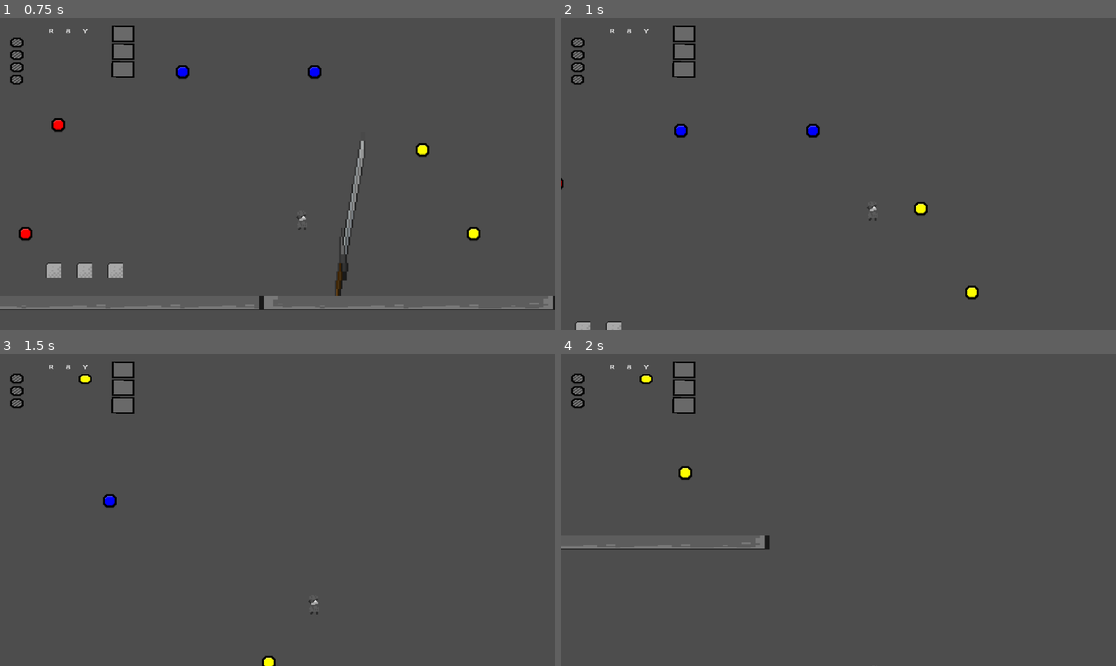
Above: before the commit, frames 1-4 (two rows, left to right).
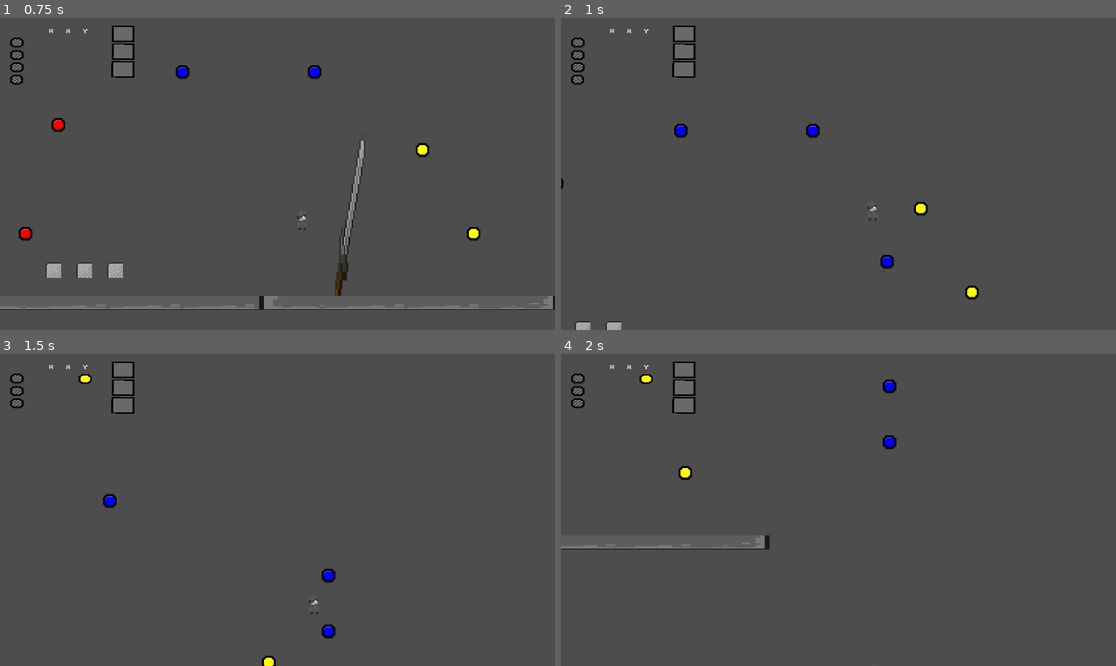
Above: after the commit, the same moments.

Repository: HimeWoo/untitled-paint-game
Game: Godot game, scene res://scenes/item_test.tscn
Two runs of this game, one before a commit and one after it. Both use one fixed random seed, a clock stepped at 60 frames per second and the inputs below.
Inputs (mouse positions are in pixels of both pictures, inside the frame that each line leads up to):
- Up to frame 1 (0.75 s): tap Enter (ui_accept) at 0.5 s; move the mouse to (399, 158) at 0.52 s; hold Right (ui_right) from 0.53 s (still down); tap J (melee_attack) at 0.6 s; click (399, 158) at 0.67 s
- Up to frame 2 (1 s): keep holding Right (ui_right); tap Space (jump) at 0.77 s; tap Z (shoot, bound only after the commit) at 0.8 s
- Up to frame 3 (1.5 s): keep holding Right (ui_right); move the mouse to (166, 525) at 1.27 s; tap Z (shoot, bound only after the commit) at 1.35 s
- Up to frame 4 (2 s): keep holding Right (ui_right); tap Space (jump) at 1.52 s; tap J (melee_attack) at 1.55 s

Frame 1 is identical in both runs. In frame 2, less than 0.1% of the frame differs, in the area x 57-60%, y 75-81%; in frame 3, 0.2%, in the area x 57-61%, y 68-92%; in frame 4, 0.2%.

Commit message:
feat: player shoots projectile

Diff:
--- a/untitled-paint-game/project.godot
+++ b/untitled-paint-game/project.godot
@@ -36,6 +36,19 @@
 "events": [Object(InputEventKey,"resource_local_to_scene":false,"resource_name":"","device":-1,"window_id":0,"alt_press …(192 unchanged characters)…
 ]
 }
+shoot={
+"deadzone": 0.2,
+"events": [Object(InputEventKey,"resource_local_to_scene":false,"resource_name":"","device":-1,"window_id":0,"alt_pressed":false,"shift_pressed":false,"ctrl_pressed":false,"meta_pressed":false,"pressed":false,"keycode":0,"physical_keycode":90,"key_label":0,"unicode":122,"location":0,"echo":false,"script":null)
+]
+}
+
+[layer_names]
+
+2d_physics/layer_1="World"
+2d_physics/layer_2="Player"
+2d_physics/layer_3="Enemy"
+2d_physics/layer_4="PlayerProjectile"
+2d_physics/layer_5="EnemyProjectile"
 
 [rendering]
 
--- /dev/null
+++ b/untitled-paint-game/scenes/EnemyProjectile.tscn
@@ -0,0 +1,18 @@
+[gd_scene load_steps=4 format=3 uid="uid://dh6488mkbfq22"]
+
+[ext_resource type="Texture2D" uid="uid://fbh3rjtaopxf" path="res://assets/paint_red.png" id="1_5oenm"]
+[ext_resource type="Script" uid="uid://cwe5srxob51gp" path="res://scripts/enemy_projectile.gd" id="1_8g8jy"]
+
+[sub_resource type="CircleShape2D" id="CircleShape2D_8g8jy"]
+radius = 6.0
+
+[node name="EnemyProjectile" type="Area2D"]
+collision_layer = 16
+collision_mask = 5
+script = ExtResource("1_8g8jy")
+
+[node name="Sprite2D" type="Sprite2D" parent="."]
+texture = ExtResource("1_5oenm")
+
+[node name="CollisionShape2D" type="CollisionShape2D" parent="."]
+shape = SubResource("CircleShape2D_8g8jy")
--- /dev/null
+++ b/untitled-paint-game/scenes/FloatingEnemy.tscn
@@ -0,0 +1,30 @@
+[gd_scene load_steps=5 format=3 uid="uid://b8txfoox5y1qr"]
+
+[ext_resource type="Texture2D" uid="uid://bs5elx113sajt" path="res://assets/icon.svg" id="1_fmri8"]
+[ext_resource type="Script" uid="uid://d20xq3rlb12ml" path="res://scripts/floating_enemy.gd" id="1_y5xqv"]
+
+[sub_resource type="RectangleShape2D" id="RectangleShape2D_y5xqv"]
+size = Vector2(120, 121)
+
+[sub_resource type="CircleShape2D" id="CircleShape2D_fmri8"]
+radius = 979.9999
+
+[node name="FloatingEnemy" type="CharacterBody2D"]
+scale = Vector2(0.2, 0.2)
+collision_layer = 5
+script = ExtResource("1_y5xqv")
+
+[node name="Sprite2D" type="Sprite2D" parent="."]
+texture = ExtResource("1_fmri8")
+
+[node name="CollisionShape2D" type="CollisionShape2D" parent="."]
+position = Vector2(0, -0.5)
+shape = SubResource("RectangleShape2D_y5xqv")
+
+[node name="DetectionArea" type="Area2D" parent="."]
+collision_mask = 2
+
+[node name="CollisionShape2D" type="CollisionShape2D" parent="DetectionArea"]
+shape = SubResource("CircleShape2D_fmri8")
+
+[node name="FireTimer" type="Timer" parent="."]
--- /dev/null
+++ b/untitled-paint-game/scenes/PlayerProjectile.tscn
@@ -0,0 +1,18 @@
+[gd_scene load_steps=4 format=3 uid="uid://6g1iygqhe6d"]
+
+[ext_resource type="Texture2D" uid="uid://cm66b8mn5r63i" path="res://assets/paint_blue.png" id="1_f565f"]
+[ext_resource type="Script" uid="uid://cpk57k7usnnlt" path="res://scripts/player_projectile.gd" id="2_37ljf"]
+
+[sub_resource type="CircleShape2D" id="CircleShape2D_f565f"]
+radius = 6.0
+
+[node name="PlayerProjectile" type="Area2D"]
+collision_layer = 8
+collision_mask = 5
+script = ExtResource("2_37ljf")
+
+[node name="Sprite2D" type="Sprite2D" parent="."]
+texture = ExtResource("1_f565f")
+
+[node name="CollisionShape2D" type="CollisionShape2D" parent="."]
+shape = SubResource("CircleShape2D_f565f")
--- /dev/null
+++ b/untitled-paint-game/scenes/enemy_test.tscn
@@ -0,0 +1,45 @@
+[gd_scene load_steps=6 format=3 uid="uid://b1vgr7173bgoq"]
+
+[ext_resource type="PackedScene" uid="uid://b3rae3dafdwir" path="res://scenes/player.tscn" id="1_gep6m"]
+[ext_resource type="PackedScene" uid="uid://b8txfoox5y1qr" path="res://scenes/FloatingEnemy.tscn" id="2_ainam"]
+
+[sub_resource type="Gradient" id="Gradient_a8v3n"]
+offsets = PackedFloat32Array(0.3611111, 0.6111111, 0.85493827)
+colors = PackedColorArray(0, 0, 0, 1, 0.5833333, 0.5833333, 0.5833333, 1, 1, 1, 1, 1)
+
+[sub_resource type="GradientTexture1D" id="GradientTexture1D_gep6m"]
+gradient = SubResource("Gradient_a8v3n")
+
+[sub_resource type="RectangleShape2D" id="RectangleShape2D_ainam"]
+size = Vector2(617, 14)
+
+[node name="Node2D" type="Node2D"]
+
+[node name="Camera2D" type="Camera2D" parent="."]
+position = Vector2(442.99997, 486)
+scale = Vector2(5.9099555, -5.2295876)
+zoom = Vector2(2, 2)
+process_callback = 0
+position_smoothing_enabled = true
+position_smoothing_speed = 6.0
+
+[node name="Player" parent="." instance=ExtResource("1_gep6m")]
+position = Vector2(323, 570)
+
+[node name="FloatingEnemy" parent="." instance=ExtResource("2_ainam")]
+position = Vector2(600, 560)
+
+[node name="Floor" type="Node2D" parent="."]
+position = Vector2(535, 591)
+
+[node name="Sprite2D" type="Sprite2D" parent="Floor"]
+position = Vector2(-78.63352, 0)
+scale = Vector2(2.6513007, 2.8963282)
+texture = SubResource("GradientTexture1D_gep6m")
+
+[node name="StaticBody2D" type="StaticBody2D" parent="Floor/Sprite2D"]
+
+[node name="CollisionShape2D" type="CollisionShape2D" parent="Floor/Sprite2D/StaticBody2D"]
+position = Vector2(3.1909485, 1.0357971)
+scale = Vector2(0.49092376, 0.34526473)
+shape = SubResource("RectangleShape2D_ainam")
--- a/untitled-paint-game/scenes/item_test.tscn
+++ b/untitled-paint-game/scenes/item_test.tscn
@@ -118,6 +118,14 @@
 [sub_resource type="RectangleShape2D" id="RectangleShape2D_bvmv3"]
 size = Vector2(617, 14)
 
+[sub_resource type="Resource" id="Resource_bvmv3"]
+resource_local_to_scene = true
+script = ExtResource("6_bvmv3")
+display_name = "Yellow"
+texture = ExtResource("7_5v2uq")
+color = 2
+metadata/_custom_type_script = "uid://d2ullu6tafuic"
+
 [sub_resource type="Resource" id="Resource_5v2uq"]
 resource_local_to_scene = true
 script = ExtResource("6_bvmv3")
@@ -126,14 +134,6 @@
 color = 2
 metadata/_custom_type_script = "uid://d2ullu6tafuic"
 
-[sub_resource type="Resource" id="Resource_jf2wv"]
-resource_local_to_scene = true
-script = ExtResource("6_bvmv3")
-display_name = "Yellow"
-texture = ExtResource("7_5v2uq")
-color = 2
-metadata/_custom_type_script = "uid://d2ullu6tafuic"
-
 [node name="Main" type="Node"]
 
 [node name="concrete_tiles" type="TileMapLayer" parent="."]
--- a/untitled-paint-game/scenes/player.tscn
+++ b/untitled-paint-game/scenes/player.tscn
@@ -6,7 +6,9 @@
 [sub_resource type="RectangleShape2D" id="RectangleShape2D_g2els"]
 size = Vector2(9, 20)
 
-[node name="Player" type="CharacterBody2D"]
+[node name="Player" type="CharacterBody2D" groups=["player"]]
+collision_layer = 3
+collision_mask = 17
 script = ExtResource("1_g2els")
 
 [node name="CollisionShape2D" type="CollisionShape2D" parent="."]
@@ -15,3 +17,6 @@
 
 [node name="Sprite2D" type="Sprite2D" parent="."]
 texture = ExtResource("2_g2els")
+
+[node name="ProjectileSpawn" type="Marker2D" parent="."]
+position = Vector2(20, 0)
--- /dev/null
+++ b/untitled-paint-game/scripts/enemy_projectile.gd
@@ -0,0 +1,45 @@
+extends Area2D
+
+@export var speed: float = 350.0
+@export var damage: int = 5
+@export var lifetime: float = 3.0
+@export var homing_strength: float = 0.0  # 0 = straight shot
+
+var velocity: Vector2 = Vector2.ZERO
+var target: Node2D = null
+
+func _ready() -> void:
+	get_tree().create_timer(lifetime).timeout.connect(queue_free)
+	body_entered.connect(_on_body_entered)
+	area_entered.connect(_on_area_entered)
+
+func setup(dir: Vector2, tgt: Node2D = null, dmg: int = damage, homing: float = homing_strength) -> void:
+	velocity = dir.normalized() * speed
+	target = tgt
+	damage = dmg
+	homing_strength = homing
+	rotation = velocity.angle()
+
+func _physics_process(delta: float) -> void:
+	if target and homing_strength > 0.0 and is_instance_valid(target):
+		var desired := (target.global_position - global_position).normalized() * speed
+		velocity = velocity.lerp(desired, homing_strength * delta)
+		rotation = velocity.angle()
+
+	global_position += velocity * delta
+
+func _hit_player(p: Node) -> void:
+	if p.has_method("apply_damage"):
+		p.apply_damage(damage, Vector2.ZERO)
+	queue_free()
+
+func _on_body_entered(body: Node2D) -> void:
+	if body.is_in_group("player"):
+		_hit_player(body)
+	else:
+		queue_free()
+
+func _on_area_entered(area: Area2D) -> void:
+	var parent_node := area.get_parent()
+	if parent_node and parent_node.is_in_group("player"):
+		_hit_player(parent_node)
--- /dev/null
+++ b/untitled-paint-game/scripts/floating_enemy.gd
@@ -0,0 +1,92 @@
+extends CharacterBody2D
+
+@export var hp: int = 20
+
+@export var patrol_speed: float = 20.0
+@export var chase_speed: float = 120.0
+@export var bob_amplitude: float = 10.0
+@export var bob_frequency: float = 3.0
+
+@export var fire_cooldown: float = 1.6
+@export var projectile_scene: PackedScene
+@export var projectile_speed: float = 350.0
+@export var use_homing: bool = false
+@export var homing_strength: float = 3.0
+
+var player: Node2D = null
+var base_y: float
+var t: float = 0.0
+var patrol_dir: int = -1
+var can_fire: bool = true
+
+@onready var detection_area: Area2D = $DetectionArea
+@onready var fire_timer: Timer = $FireTimer
+
+func _ready() -> void:
+	add_to_group("enemy")
+	base_y = global_position.y
+
+	detection_area.body_entered.connect(_on_detect_enter)
+	detection_area.body_exited.connect(_on_detect_exit)
+
+	fire_timer.wait_time = fire_cooldown
+	fire_timer.timeout.connect(_on_fire_timer_timeout)
+
+func _physics_process(delta: float) -> void:
+	t += delta
+
+	var dir := Vector2(patrol_dir, 0)
+	var speed := patrol_speed
+
+	if player and is_instance_valid(player):
+		dir = (player.global_position - global_position).normalized()
+		speed = chase_speed
+		if can_fire:
+			_fire_at_player()
+
+	# float bob
+	var bob := sin(t * bob_frequency) * bob_amplitude
+	global_position.y = base_y + bob
+
+	velocity = dir * speed
+	move_and_slide()
+
+	if is_on_wall():
+		patrol_dir *= -1
+
+func _fire_at_player() -> void:
+	can_fire = false
+	fire_timer.start()
+	if projectile_scene == null: return
+
+	var proj := projectile_scene.instantiate()
+	get_parent().add_child(proj)
+
+	proj.global_position = global_position
+	var shoot_dir := (player.global_position - global_position).normalized()
+
+	if proj.has_method("setup"):
+		proj.speed = projectile_speed
+		proj.setup(
+			shoot_dir,
+			player if use_homing else null,
+			5,
+			homing_strength if use_homing else 0.0
+		)
+
+func _on_fire_timer_timeout() -> void:
+	can_fire = true
+
+func _on_detect_enter(body: Node2D) -> void:
+	if body.is_in_group("player"):
+		player = body
+
+func _on_detect_exit(body: Node2D) -> void:
+	if body == player:
+		player = null
+
+# Matches melee_attack.gd convention
+func apply_damage(amount: int, knockback: Vector2) -> void:
+	hp -= amount
+	if hp <= 0:
+		queue_free()
--- a/untitled-paint-game/scripts/player.gd
+++ b/untitled-paint-game/scripts/player.gd
@@ -1,4 +1,8 @@
 extends CharacterBody2D
+
+@export var projectile_scene: PackedScene = preload("res://scenes/PlayerProjectile.tscn")
+@export var shoot_cooldown: float = 0.25
+var can_shoot := true
 
 # ---------- MOVEMENT VARIABLES ----------
 const SPEED = 300.0
@@ -49,6 +53,34 @@
 		if num >= 0:
 			inventory.select_index(num)
 
+func _get_aim_dir() -> Vector2:
+	var dir := Vector2.ZERO
+	if Input.is_action_pressed("aim_left"): dir.x -= 1
+	if Input.is_action_pressed("aim_right"): dir.x += 1
+	if Input.is_action_pressed("aim_up"): dir.y -= 1
+	if Input.is_action_pressed("aim_down"): dir.y += 1
+
+	# fallback to facing direction if no aim held
+	if dir == Vector2.ZERO:
+		dir = Vector2(facing_dir, 0)  # assuming you already track facing_dir
+	return dir.normalized()
+
+func _shoot_projectile() -> void:
+	can_shoot = false
+
+	var proj := projectile_scene.instantiate()
+	get_parent().add_child(proj)
+
+	var spawn_pos := global_position
+	if has_node("ProjectileSpawn"):
+		spawn_pos = $ProjectileSpawn.global_position
+
+	proj.global_position = spawn_pos
+	proj.setup(_get_aim_dir(), 5)
+
+	await get_tree().create_timer(shoot_cooldown).timeout
+	can_shoot = true
+
 func _physics_process(delta: float) -> void:
 	var facing_left := Input.is_action_pressed("ui_left") or Input.is_key_pressed(KEY_A)
 	var facing_right := Input.is_action_pressed("ui_right") or Input.is_key_pressed(KEY_D)
@@ -57,6 +89,9 @@
 		facing_dir = dir
 
 	var selected_item = inventory.current_color()
+
+	if Input.is_action_just_pressed("shoot") and can_shoot:
+		_shoot_projectile()
 
 	# Check if we actually have a color selected (not null)
 	if selected_item != null:
--- /dev/null
+++ b/untitled-paint-game/scripts/player_projectile.gd
@@ -0,0 +1,42 @@
+extends Area2D
+
+@export var speed: float = 300.0
+@export var damage: int = 5
+@export var lifetime: float = 5.0
+
+var velocity: Vector2 = Vector2.ZERO
+
+func _ready() -> void:
+	get_tree().create_timer(lifetime).timeout.connect(queue_free)
+	body_entered.connect(_on_body_entered)
+
+func setup(dir: Vector2, dmg: int = damage) -> void:
+	velocity = dir.normalized() * speed
+	damage = dmg
+	rotation = velocity.angle()
+
+func _physics_process(delta: float) -> void:
+	global_position += velocity * delta
+
+func _try_damage(target: Node) -> void:
+	if target.has_method("apply_damage"):
+		target.apply_damage(damage, Vector2.ZERO)
+	queue_free()
+
+func _on_body_entered(body: Node2D) -> void:
+	if body.is_in_group("player"):
+		return  # ignore self-collision
+
+	if body.is_in_group("enemy"):
+		_try_damage(body)
+		return
+
+	queue_free()  # world or other stuff
+
+func _on_area_entered(area: Area2D) -> void:
+	if area.is_in_group("enemy_detection"):
+		return  # ignore detection zones
+
+	var parent_node := area.get_parent()
+	if parent_node and parent_node.is_in_group("enemy"):
+		_try_damage(parent_node)
Not shown: 1 places in untitled-paint-game/scenes/item_test.tscn that only renumber resources
Not shown, added: untitled-paint-game/scripts/enemy_projectile.gd.uid
Not shown, added: untitled-paint-game/scripts/floating_enemy.gd.uid
Not shown, added: untitled-paint-game/scripts/player_projectile.gd.uid
Not shown, added: .DS_Store
Not shown, added: untitled-paint-game/.DS_Store
Not shown, added: untitled-paint-game/scenes/.DS_Store
